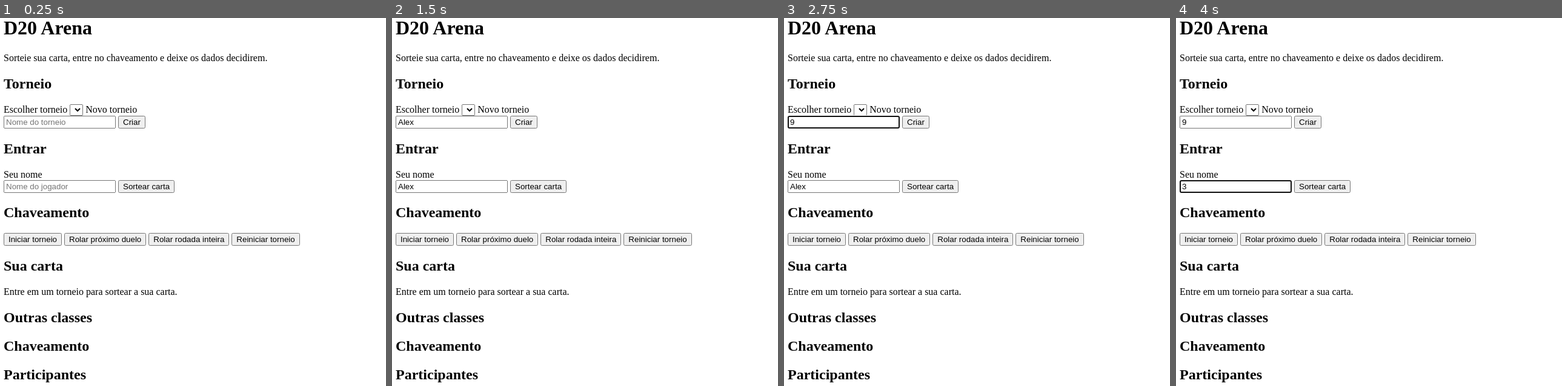
Above: before the commit, frames 1-4 (left to right).
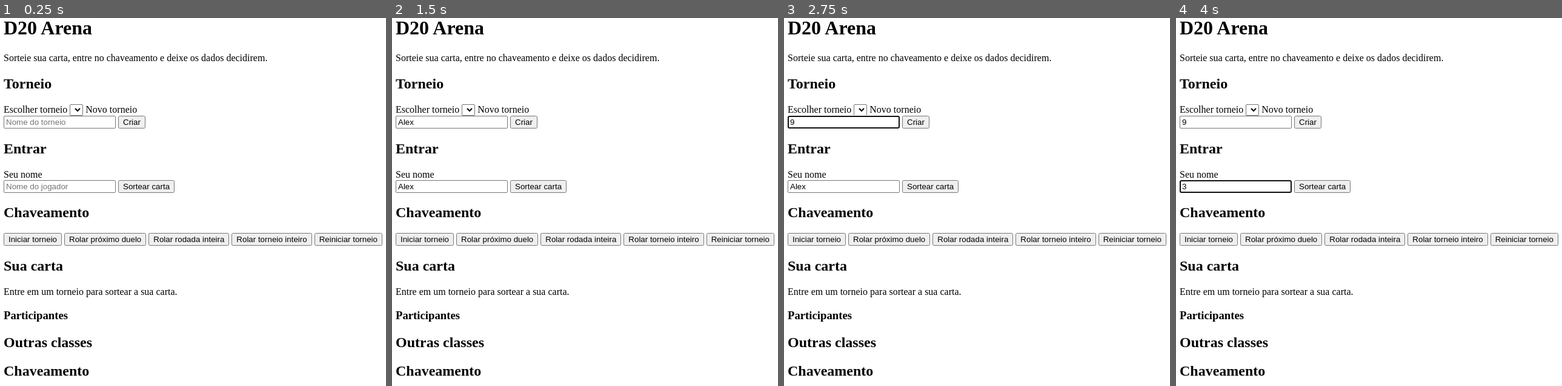
Above: after the commit, the same moments.

Repository: JohnSugahara/ProjetoS207-D20GAME
Game: browser game, page app/static/index.html
The game is run twice, just before and just after one commit, with the same random seed, the same clock (stepped at 60 frames per second) and the same inputs.
Inputs (mouse positions are in pixels of both pictures, inside the frame that each line leads up to):
- Up to frame 1 (0.25 s): no input
- Up to frame 2 (1.5 s): click (453, 121) at 0.27 s; type "Alex" at 0.27 s; click (453, 187) at 0.52 s; type "Alex" at 0.52 s; click "Iniciar torneio" at 0.77 s; tap Space at 1.1 s; click "Reiniciar torneio" (after the commit: "Rolar torneio inteiro") at 1.27 s
- Up to frame 3 (2.75 s): tap Space at 1.6, 2.1, 2.6 s; click "Rolar próximo duelo" at 1.87 s; click "Reiniciar torneio" (after the commit: "Rolar torneio inteiro") at 2.02 s; click (845, 121) at 2.47 s; type "9" at 2.47 s; tap Enter at 2.5 s
- Up to frame 4 (4 s): click "Sortear carta" at 3.07 s; tap Space at 3.1, 3.6 s; click (1237, 187) at 3.67 s; type "3" at 3.67 s; tap Enter at 3.7 s

The runs differ from the first frame. In frame 1, 1.6% of the frame differs, in the area x 0-100%, y 58-100%; in frame 2, 1.6%; in frame 3, 1.6%; in frame 4, 1.6%.

Commit message:
Add: Adicionado botão que gera todos os combates de uma vez.

Diff:
--- a/app/static/app.js
+++ b/app/static/app.js
@@ -120,57 +120,96 @@
   return e ? e : null;
 }
 
-function desenharLado(id, venceu, decidido) {
+/* Chave no formato de Copa: metade dos confrontos à esquerda, metade à
+   direita, e a final no centro. Cada confronto tem o seu "Ver rolagens". */
+const FASES = ["Final", "Semifinal", "Quartas", "Oitavas"];
+
+function nomeFase(rodada, total) {
+  return FASES[total - rodada] || `Rodada ${rodada}`;
+}
+
+function desenharLado(id, venceu, decidido, bye) {
   const e = id ? nomeEntrada(id) : null;
-  const lado = h("div", { class: `lado${decidido ? (venceu ? " vencedor" : " perdedor") : ""}` });
+  const lado = h("span", { class: `lado${decidido ? (venceu ? " vencedor" : " perdedor") : ""}` });
   if (!e) {
-    lado.append(h("span", {}, "a definir"));
+    lado.append(h("span", { class: "nome vago" }, bye ? "bye" : "a definir"));
     return lado;
   }
-  lado.append(h("span", {}, e.name), h("span", { class: "classe" }, e.class_name));
+  lado.append(h("span", { class: "nome" }, e.name), h("span", { class: "classe" }, e.class_name));
   return lado;
+}
+
+function desenharDuelo(m) {
+  const decidido = m.winner_id !== null;
+  const pronto = !decidido && m.entry_a_id && m.entry_b_id;
+  const duelo = h("div", { class: `duelo${pronto ? " pronto" : ""}${m.is_bye ? " bye" : ""}` },
+    desenharLado(m.entry_a_id, m.winner_id === m.entry_a_id, decidido),
+    desenharLado(m.entry_b_id, m.winner_id === m.entry_b_id, decidido && !m.is_bye, m.is_bye));
+  if (m.log.length) {
+    // "Ver rolagens" abre o log numa janelinha por cima da página (popover):
+    // não é cortada pela rolagem da chave e não desalinha os confrontos.
+    const id = `log-${m.id}`;
+    const nome = (eid) => nomeEntrada(eid)?.name || "bye";
+    const titulo = `${nomeFase(m.round_no, estado.torneio.rounds)} · ${nome(m.entry_a_id)} x ${nome(m.entry_b_id)}`;
+    const fechar = h("button", {
+      type: "button", class: "fechar", popovertarget: id, popovertargetaction: "hide", "aria-label": "Fechar",
+    }, "×");
+    const janela = h("div", { id, popover: "", class: "log-duelo" },
+      h("div", { class: "log-topo" }, h("h3", {}, titulo), fechar));
+    for (const linha of m.log) janela.append(h("p", {}, linha));
+    duelo.append(h("button", { type: "button", class: "ver-rolagens", popovertarget: id }, "Ver rolagens"), janela);
+  }
+  return duelo;
+}
+
+function colunaRodada(rodada, total, partidas, extraClasse = "") {
+  const vagas = h("div", { class: "vagas" });
+  for (const m of partidas) vagas.append(h("div", { class: "vaga" }, desenharDuelo(m)));
+  return h("div", { class: `rodada${extraClasse}` }, h("h3", {}, nomeFase(rodada, total)), vagas);
 }
 
 function desenharChave() {
   const t = estado.torneio;
   const chave = $("chave");
   chave.replaceChildren();
-  $("campeao").textContent = "";
   $("titulo-chave").textContent = t ? `Chaveamento · ${t.name}` : "Chaveamento";
   if (!t) return;
 
-  if (t.status === "finished") {
-    const campeao = nomeEntrada(t.champion_id);
-    $("campeao").textContent = `Campeão: ${campeao.name} (${campeao.class_name})`;
-  }
   if (t.status === "open") {
     chave.append(h("p", { class: "vazio" }, "O chaveamento aparece quando o torneio for iniciado."));
     return;
   }
-  for (let r = 1; r <= t.rounds; r++) {
-    const coluna = h("div", { class: "rodada" },
-      h("h3", {}, r === t.rounds ? "Final" : `Rodada ${r}`));
-    for (const m of t.matches.filter((x) => x.round_no === r)) {
-      const decidido = m.winner_id !== null;
-      const pronto = !decidido && m.entry_a_id && m.entry_b_id;
-      const duelo = h("div", { class: `duelo${pronto ? " pronto" : ""}` },
-        desenharLado(m.entry_a_id, m.winner_id === m.entry_a_id, decidido),
-        desenharLado(m.entry_b_id, m.winner_id === m.entry_b_id, decidido && !m.is_bye));
-      if (m.log.length) {
-        const detalhes = h("details", {}, h("summary", {}, "Ver rolagens"));
-        for (const linha of m.log) detalhes.append(h("p", {}, linha));
-        duelo.append(detalhes);
-      }
-      coluna.append(duelo);
-    }
-    chave.append(coluna);
-  }
+
+  const esquerda = h("div", { class: "metade esquerda" });
+  const direita = h("div", { class: "metade direita" });
+  for (let r = 1; r < t.rounds; r++) {
+    const partidas = t.matches.filter((x) => x.round_no === r);
+    const meio = partidas.length / 2;
+    esquerda.append(colunaRodada(r, t.rounds, partidas.slice(0, meio)));
+    direita.append(colunaRodada(r, t.rounds, partidas.slice(meio)));
+  }
+
+  const final = t.matches.find((x) => x.round_no === t.rounds);
+  const centro = colunaRodada(t.rounds, t.rounds, [final], " centro");
+  const vagaFinal = centro.querySelector(".vaga");
+  vagaFinal.prepend(h("div", { class: "trofeu", "aria-hidden": "true" }, "🏆"));
+  if (t.status === "finished") {
+    const campeao = nomeEntrada(t.champion_id);
+    vagaFinal.append(h("div", { class: "campeao" },
+      h("span", {}, "Campeão"), h("strong", {}, campeao.name), h("span", {}, campeao.class_name)));
+  }
+
+  chave.append(esquerda, centro, direita);
 }
 
 function desenharParticipantes() {
   const lista = $("participantes");
   lista.replaceChildren();
   if (!estado.torneio) return;
+  if (!estado.torneio.entries.length) {
+    lista.append(h("li", { class: "vazio" }, "Ninguém entrou ainda."));
+    return;
+  }
   for (const e of estado.torneio.entries) {
     const info = e.eliminated ? "eliminado" : e.ability_unlocked ? "habilidade ativa" : "habilidade bloqueada";
     const link = h("a", { href: "#titulo-carta", class: "link-classe" }, e.name);
@@ -180,9 +219,30 @@
       desenharCartas();
       $("titulo-carta").scrollIntoView({ behavior: "smooth", block: "start" });
     });
-    lista.append(h("li", { class: e.eliminated ? "eliminado" : "" },
-      h("strong", {}, link), h("span", {}, e.class_name), h("span", {}, info)));
-  }
+    const item = h("li", { class: e.eliminated ? "eliminado" : "" },
+      h("strong", {}, link), h("span", {}, e.class_name), h("span", {}, info));
+    // Só dá para remover antes de iniciar: depois o jogador já está na chave.
+    if (estado.torneio.status === "open") {
+      const remover = h("button", {
+        type: "button", class: "remover", title: `Remover ${e.name}`, "aria-label": `Remover ${e.name}`,
+      }, "×");
+      remover.addEventListener("click", () => removerParticipante(e));
+      item.append(remover);
+    }
+    lista.append(item);
+  }
+}
+
+function removerParticipante(e) {
+  return tentar(async () => {
+    if (!confirm(`Remover ${e.name} do torneio?`)) return;
+    await api(`/api/tournaments/${estado.torneioId}/entries/${e.id}`, "DELETE");
+    if (estado.vendoId === e.id) estado.vendoId = null;
+    const chaveEu = `d20.eu.${estado.torneioId}`;
+    if (Number(localStorage.getItem(chaveEu)) === e.id) localStorage.removeItem(chaveEu);
+    await abrirTorneio(estado.torneioId);
+    avisar(`${e.name} saiu do torneio.`);
+  });
 }
 
 function atualizarBotoes() {
@@ -192,6 +252,9 @@
   const prontos = t ? duelosProntos().length : 0;
   $("btn-rolar").disabled = prontos === 0;
   $("btn-rodada").disabled = prontos === 0;
+  // Rolar tudo: também serve para um torneio aberto (inicia e já resolve tudo).
+  const podeIniciar = t && t.status === "open" && t.entries.length >= 2;
+  $("btn-tudo").disabled = !(prontos > 0 || podeIniciar);
   $("btn-reiniciar").disabled = !t || t.status === "open";
 }
 
@@ -286,6 +349,29 @@
   avisar("Rodada concluída.");
 }));
 
+$("btn-tudo").addEventListener("click", () => tentar(async () => {
+  const botoes = document.querySelectorAll("#sec-acoes button");
+  botoes.forEach((b) => { b.disabled = true; });  // evita clique duplo no meio
+  avisar("Rolando todos os duelos...");
+  try {
+    if (estado.torneio.status === "open") {
+      estado.torneio = await api(`/api/tournaments/${estado.torneioId}/start`, "POST");
+    }
+    // Rola rodada por rodada até sair o campeão.
+    let prontos = duelosProntos();
+    while (prontos.length) {
+      for (const partida of prontos) await rolar(partida);
+      estado.torneio = await api(`/api/tournaments/${estado.torneioId}`);
+      prontos = duelosProntos();
+    }
+  } finally {
+    await carregarLista(estado.torneioId);
+    await abrirTorneio(estado.torneioId);
+  }
+  const campeao = nomeEntrada(estado.torneio.champion_id);
+  avisar(campeao ? `Torneio concluído! Campeão: ${campeao.name}.` : "Duelos concluídos.");
+}));
+
 $("btn-reiniciar").addEventListener("click", () => tentar(async () => {
   const ok = confirm("Reiniciar o torneio? Os participantes e as classes continuam, "
     + "mas o chaveamento e as habilidades desbloqueadas serão apagados.");
--- a/app/static/index.html
+++ b/app/static/index.html
@@ -39,6 +39,7 @@
         <button id="btn-iniciar" type="button">Iniciar torneio</button>
         <button id="btn-rolar" type="button">Rolar próximo duelo</button>
         <button id="btn-rodada" type="button">Rolar rodada inteira</button>
+        <button id="btn-tudo" type="button">Rolar torneio inteiro</button>
         <button id="btn-reiniciar" type="button">Reiniciar torneio</button>
       </section>
 
@@ -48,25 +49,25 @@
     <div class="conteudo">
       <section>
         <h2 id="titulo-carta">Sua carta</h2>
-        <div id="minha-carta" class="vazio">Entre em um torneio para sortear a sua carta.</div>
+        <div class="carta-e-lista">
+          <div id="minha-carta" class="vazio">Entre em um torneio para sortear a sua carta.</div>
+          <div class="lista-lateral">
+            <h3>Participantes</h3>
+            <ul id="participantes" class="participantes"></ul>
+          </div>
+        </div>
       </section>
 
       <section>
         <h2>Outras classes</h2>
         <div id="outras-cartas" class="cartas"></div>
       </section>
+    </div>
 
-      <section>
-        <h2 id="titulo-chave">Chaveamento</h2>
-        <div id="campeao"></div>
-        <div id="chave" class="chave"></div>
-      </section>
-
-      <section>
-        <h2>Participantes</h2>
-        <ul id="participantes" class="participantes"></ul>
-      </section>
-    </div>
+    <section class="sec-chave">
+      <h2 id="titulo-chave">Chaveamento</h2>
+      <div id="chave" class="chave"></div>
+    </section>
   </main>
 
   <script src="/static/app.js"></script>
--- a/app/static/style.css
+++ b/app/static/style.css
@@ -74,7 +74,9 @@
 .vazio { color: var(--apagado); font-style: italic; }
 
 /* Cartas */
-.cartas { display: flex; flex-wrap: wrap; gap: 1rem; }
+/* As 4 "outras classes" sempre lado a lado, dividindo a largura disponível */
+.cartas { display: grid; grid-template-columns: repeat(4, minmax(0, 1fr)); gap: 1rem; }
+.cartas .carta { width: auto; }
 .carta {
   width: 11.5rem;
   background: var(--papel);
@@ -111,28 +113,145 @@
 .carta .descricao { margin: 0; font-size: 0.9rem; }
 .carta .estado { margin: 0; font-size: 0.85rem; font-style: italic; }
 
-/* Chaveamento */
-.chave { display: flex; gap: 1.5rem; overflow-x: auto; padding-bottom: 0.5rem; }
-.rodada { display: flex; flex-direction: column; justify-content: space-around; gap: 0.75rem; min-width: 13.5rem; }
-.rodada h3 { margin: 0 0 0.25rem; font-size: 1rem; color: var(--latao); }
-.duelo { background: var(--mesa-escura); border: 1px solid #28574d; border-radius: 6px; overflow: hidden; }
-.duelo.pronto { border-color: var(--latao); }
-.lado { display: flex; justify-content: space-between; gap: 0.5rem; padding: 0.4rem 0.6rem; }
+/* Carta em destaque com a lista de participantes ao lado */
+.carta-e-lista { display: flex; gap: 1.5rem; align-items: flex-start; }
+.lista-lateral {
+  flex: 1;
+  min-width: 0;
+  background: var(--mesa-escura);
+  border: 1px solid #28574d;
+  border-radius: 6px;
+  padding: 0.9rem 1rem;
+}
+.lista-lateral h3 { margin: 0 0 0.6rem; font-size: 1rem; color: var(--latao); }
+
+.participantes { list-style: none; padding: 0; margin: 0; display: grid; gap: 0.35rem; }
+.participantes li { display: flex; flex-wrap: wrap; column-gap: 0.75rem; align-items: baseline; }
+.participantes li span { font-size: 0.85rem; color: var(--apagado); }
+.participantes .eliminado { color: var(--apagado); text-decoration: line-through; }
+.participantes .remover {
+  width: auto;
+  margin-left: auto;
+  padding: 0 0.4rem;
+  border: none;
+  background: transparent;
+  color: var(--apagado);
+  font-size: 1.15rem;
+  line-height: 1;
+}
+.participantes .remover:hover { color: #ff9b8a; background: transparent; }
+
+/* Chaveamento no formato de Copa: esquerda → final no centro ← direita */
+.sec-chave { grid-column: 1 / -1; }
+.chave {
+  --w: 8.75rem;        /* largura de um confronto */
+  --g: 1.75rem;        /* espaço entre as colunas (onde passam as linhas) */
+  --linha: 2px solid #4d8a7c;
+  display: flex;
+  justify-content: safe center;
+  overflow-x: auto;
+  scrollbar-color: #4d8a7c transparent;
+  padding: 0.5rem 0 1rem;
+}
+.metade { display: flex; gap: var(--g); }
+.metade.direita { flex-direction: row-reverse; }
+.chave > * + * { margin-left: var(--g); }
+
+.rodada { display: flex; flex-direction: column; width: var(--w); flex-shrink: 0; }
+.rodada h3 { margin: 0 0 0.5rem; font-size: 0.85rem; text-align: center; color: var(--latao); text-transform: uppercase; letter-spacing: 0.06em; }
+.vagas { flex: 1; display: flex; flex-direction: column; }
+.vaga { flex: 1; min-height: 5.6rem; padding: 0.4rem 0; display: flex; align-items: center; position: relative; }
+.rodada.centro .vagas { min-height: 13rem; }
+
+/* Linhas: cada confronto puxa uma linha para fora e liga ao seu par. */
+.vaga::after, .vaga::before { content: ""; position: absolute; pointer-events: none; }
+.esquerda .vaga::after { left: 100%; width: calc(var(--g) / 2); }
+.direita  .vaga::after { right: 100%; width: calc(var(--g) / 2); }
+.vaga:nth-child(odd)::after  { top: 50%; height: 50%; border-top: var(--linha); }
+.vaga:nth-child(even)::after { top: 0; height: 50%; border-bottom: var(--linha); }
+.esquerda .vaga::after { border-right: var(--linha); }
+.direita  .vaga::after { border-left: var(--linha); }
+.vaga:only-child::after { height: 0; border-left: none !important; border-right: none !important; }
+/* Linha de entrada, vinda da coluna anterior */
+.esquerda .rodada + .rodada .vaga::before { right: 100%; width: calc(var(--g) / 2); top: 50%; border-top: var(--linha); }
+.direita  .rodada + .rodada .vaga::before { left: 100%; width: calc(var(--g) / 2); top: 50%; border-top: var(--linha); }
+/* A final recebe uma linha de cada lado (só quando existem outras rodadas) */
+.metade:not(:empty) ~ .centro .vaga::before { right: 100%; width: calc(var(--g) / 2); top: 50%; border-top: var(--linha); }
+.metade:not(:empty) ~ .centro .vaga::after  { left: 100%; width: calc(var(--g) / 2); top: 50%; height: 0; border: none; border-top: var(--linha); }
+
+.duelo {
+  width: 100%;
+  display: block;
+  padding: 0;
+  text-align: left;
+  font-weight: 400;
+  color: var(--papel);
+  background: var(--mesa-escura);
+  border: 1px solid #28574d;
+  border-radius: 6px;
+  overflow: hidden;
+}
+.duelo.pronto { border-color: var(--latao); box-shadow: 0 0 0 1px var(--latao); }
+.centro .duelo { border-width: 2px; border-color: var(--latao); }
+.lado { display: flex; flex-direction: column; padding: 0.3rem 0.5rem; line-height: 1.2; }
 .lado + .lado { border-top: 1px solid #28574d; }
-.lado.vencedor { background: #24493f; font-weight: 700; }
-.lado.perdedor { color: var(--apagado); text-decoration: line-through; }
-.lado .classe { font-size: 0.8rem; color: var(--apagado); }
-.duelo details { border-top: 1px solid #28574d; padding: 0.3rem 0.6rem; font-size: 0.8rem; }
-.duelo summary { cursor: pointer; color: var(--latao); }
-.duelo details p { margin: 0.25rem 0 0; }
-#campeao { font-size: 1.3rem; color: var(--latao); margin-bottom: 0.75rem; }
-
-.participantes { list-style: none; padding: 0; margin: 0; display: grid; gap: 0.35rem; }
-.participantes li { display: flex; gap: 0.75rem; align-items: baseline; }
-.participantes .eliminado { color: var(--apagado); text-decoration: line-through; }
+.lado .nome { font-size: 0.9rem; white-space: nowrap; overflow: hidden; text-overflow: ellipsis; }
+.lado .nome.vago { color: var(--apagado); font-style: italic; }
+.lado .classe { font-size: 0.72rem; color: var(--apagado); }
+.lado.vencedor { background: #24493f; }
+.lado.vencedor .nome { font-weight: 700; color: var(--latao); }
+.lado.perdedor .nome { color: var(--apagado); text-decoration: line-through; }
+
+/* "Ver rolagens" dentro de cada confronto */
+.duelo .ver-rolagens {
+  width: 100%;
+  display: block;
+  padding: 0.2rem 0.5rem;
+  border: none;
+  border-top: 1px solid #28574d;
+  border-radius: 0;
+  background: transparent;
+  color: var(--latao);
+  font-size: 0.75rem;
+  font-weight: 400;
+  text-align: left;
+}
+.duelo .ver-rolagens:hover { background: #163a33; text-decoration: underline; }
+
+/* Janela com o log do confronto (abre por cima da página) */
+.log-duelo {
+  width: min(30rem, 90vw);
+  max-height: 70vh;
+  overflow: auto;
+  padding: 1rem 1.25rem;
+  background: var(--mesa-escura);
+  color: var(--papel);
+  border: 1px solid var(--latao);
+  border-radius: 8px;
+  font-family: var(--fonte);
+}
+.log-duelo::backdrop { background: rgba(0, 0, 0, 0.45); }
+.log-topo { display: flex; justify-content: space-between; align-items: center; gap: 1rem; margin-bottom: 0.5rem; }
+.log-duelo .log-topo h3 { margin: 0; font-size: 1rem; color: var(--latao); text-align: left; text-transform: none; letter-spacing: normal; }
+.log-duelo .fechar { width: auto; padding: 0 0.3rem; border: none; background: transparent; color: var(--papel); font-size: 1.5rem; line-height: 1; }
+.log-duelo .fechar:hover { color: var(--latao); }
+.log-duelo p { margin: 0.25rem 0; font-size: 0.9rem; }
+
+.trofeu { position: absolute; left: 0; right: 0; bottom: calc(50% + 3.5rem); text-align: center; font-size: 2.6rem; line-height: 1; }
+.campeao {
+  position: absolute; left: -1rem; right: -1rem; top: calc(50% + 3.5rem);
+  display: flex; flex-direction: column; align-items: center; text-align: center; line-height: 1.25;
+}
+.campeao span { font-size: 0.75rem; color: var(--apagado); text-transform: uppercase; letter-spacing: 0.06em; }
+.campeao strong { font-size: 1.15rem; color: var(--latao); }
 
 @media (max-width: 52rem) {
   .mesa { grid-template-columns: 1fr; }
+  .carta-e-lista { flex-direction: column; }
+  .lista-lateral { width: 100%; }
+}
+@media (max-width: 36rem) {
+  .cartas { grid-template-columns: repeat(2, minmax(0, 1fr)); }
 }
 @media (prefers-reduced-motion: reduce) {
   * { scroll-behavior: auto; }
